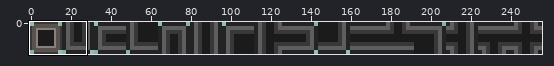
File history of a sprite sheet, src/assets/tiles.png. Above, an overview of the earlier version with the close-up marked.
Close-up. Before the edit:
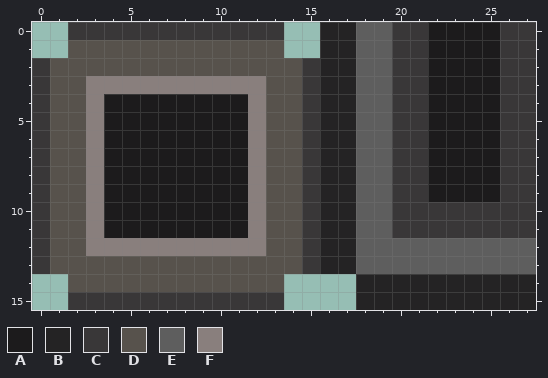
The file is 256x16 pixels. Shown: x 0..27, y 0..15.
Palette (. is transparent): A #1c1b1c  B #242324  C #393738  D #57524c  E #5e5e5e  F #897f7d
Pixels before, first column x 0:
 0 ..CCCCCCCCCCCC..BBEECCAAAACC
 1 ..DDDDDDDDDDDD..BBEECCAAAACC
 2 CDDDDDDDDDDDDDDCBBEECCAAAACC
 3 CDDFFFFFFFFFFDDCBBEECCAAAACC
 4 CDDFAAAAAAAAFDDCBBEECCAAAACC
 5 CDDFAAAAAAAAFDDCBBEECCAAAACC
 6 CDDFAAAAAAAAFDDCBBEECCAAAACC
 7 CDDFAAAAAAAAFDDCBBEECCAAAACC
 8 CDDFAAAAAAAAFDDCBBEECCAAAACC
 9 CDDFAAAAAAAAFDDCBBEECCAAAACC
10 CDDFAAAAAAAAFDDCBBEECCCCCCCC
11 CDDFAAAAAAAAFDDCBBEECCCCCCCC
12 CDDFFFFFFFFFFDDCBBEEEEEEEEEE
13 CDDDDDDDDDDDDDDCBBEEEEEEEEEE
14 ..DDDDDDDDDDDD....BBBBBBBBBB
15 ..CCCCCCCCCCCC....BBBBBBBBBB
And afterwards:
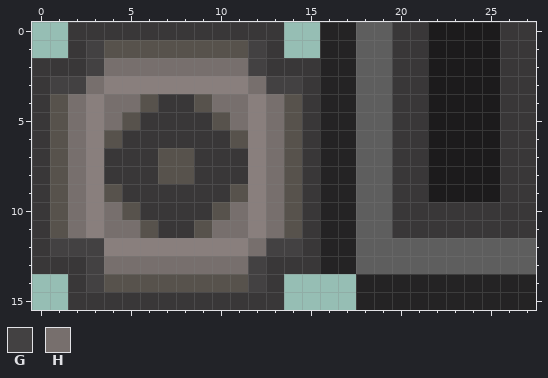
Colours new in this view: G #434142  H #776f6d
What changed:
Colour C replaces colour A in row 4 at x 7 to 8; in row 5 at x 6 to 9; in row 6 at x 5 to 10; in rows 7 to 8 at x 4 to 6 and 9 to 11; in row 9 at x 5 to 10; in row 10 at x 6 to 9.
Colour C replaces colour A in row 11 at x 7 to 8.
Colour C replaces colour D in row 1 at x 2 and 13; in row 2 at x 1 to 2 and 13 to 14; in row 13 at x 1 to 2 and 13 to 14; in row 14 at x 2 and 13.
Colour D replaces colour A in row 4 at x 6 and 9; in row 5 at x 5 and 10; in row 6 at x 4 and 11; in rows 7 to 8 at x 7 to 8; in row 9 at x 4 and 11; in row 10 at x 5 and 10.
Colour D replaces colour A in row 11 at x 6 and 9.
Colour G replaces colour D in rows 1 to 2 at x 3 and 12; in row 3 at x 1 to 2 and 13 to 14; in row 12 at x 1 to 2 and 13 to 14; in rows 13 to 14 at x 3 and 12.
Colour G replaces colour F in row 12 at x 3.
Colour H replaces colour A in row 4 at x 4 to 5 and 10 to 11; in row 5 at x 4 and 11; in row 10 at x 4 and 11; in row 11 at x 4 to 5 and 10 to 11.
Colour H replaces colour D in row 2 at x 4 to 11; in rows 4 to 11 at x 2 and 13; in row 13 at x 4 to 11.
Colour H replaces colour F in row 3 at x 3 and 12; in row 12 at x 12.
Boxes around the changes in both close-ups, in picture pixels (x1, y1, x2, y2):
changed: (50, 40, 302, 292)
